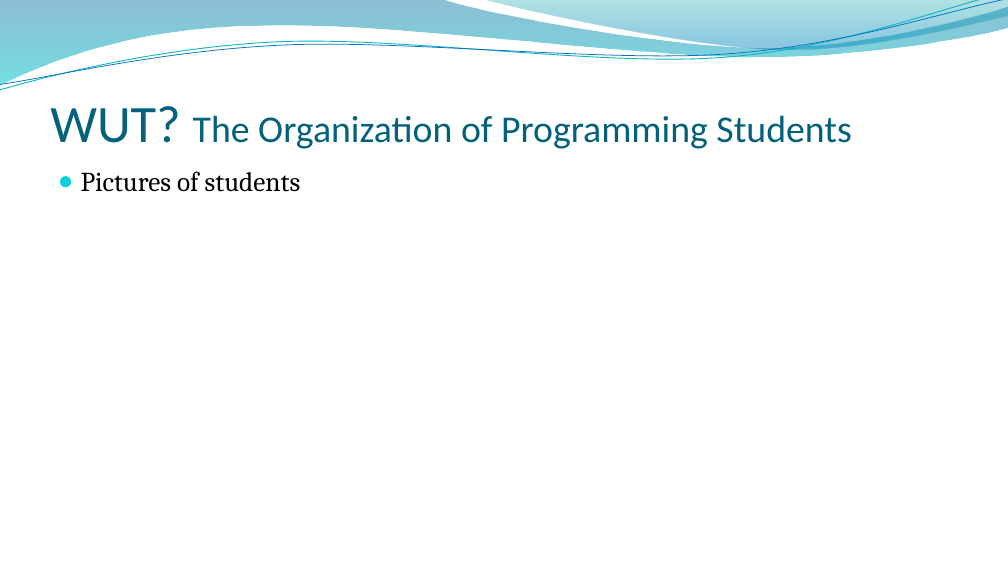
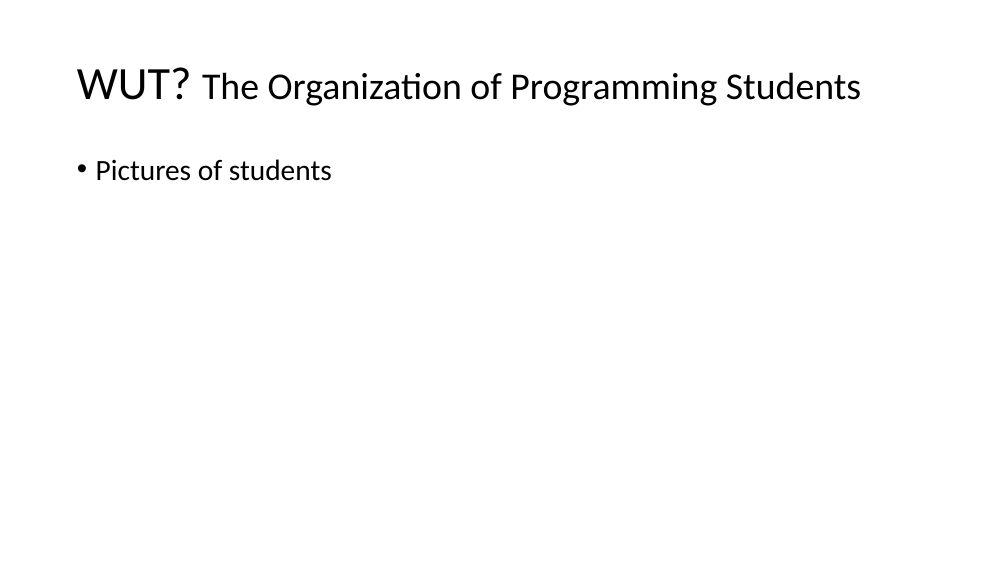
Before and after one commit to cwzero/Trivia, a slide deck: slide 8 of WUTDemo.pptx. Drawn at 1008x567 pixels with LibreOffice and Linux fonts; fonts in the diff are those of the drawing; background and template pictures are left out. Boxes give left, top, right and bottom in pixels: in the first picture for what was removed or moved away, otherwise in the second. Text is boxed around its words. In the diff, an @@ line names an element or a change of style, - is before the commit and + after.

```diff
--- a/WUTDemo.pptx
+++ b/WUTDemo.pptx
@@ freeform shape removed at [0, 0, 1008, 85] @@
@@ freeform shape removed at [0, 0, 1008, 94] @@
@@ freeform shape removed at [0, 0, 1008, 90] @@
@@ freeform shape removed at [483, 0, 1008, 52] @@
@@ title "WUT? The Organization of Programming ...": place and size @@
-title "WUT? The Organization of Programming ..." at [50, 106, 851, 149]
+title "WUT? The Organization of Programming ..." at [77, 67, 861, 106]
@@ title "WUT? The Organization of Programming ..." at [77, 67, 861, 106]: size 50 to 44 pt in "WUT?"; text colour #04617B to #000000; line spacing 1 to 0.9; vertical alignment bottom to middle @@
@@ text "Pictures of students": place and size @@
-text "Pictures of students" at [81, 171, 300, 192]
+text "Pictures of students" at [96, 159, 332, 181]
@@ text "Pictures of students" at [96, 159, 332, 181]: size 26 to 28 pt, font Cambria to Calibri; bullet ● to •; line spacing 1 to 0.9; more space between paragraphs @@
```
Also in this commit, not shown: 6 other slides changed, 2 slides added, 2 slides removed, 22 other files.
